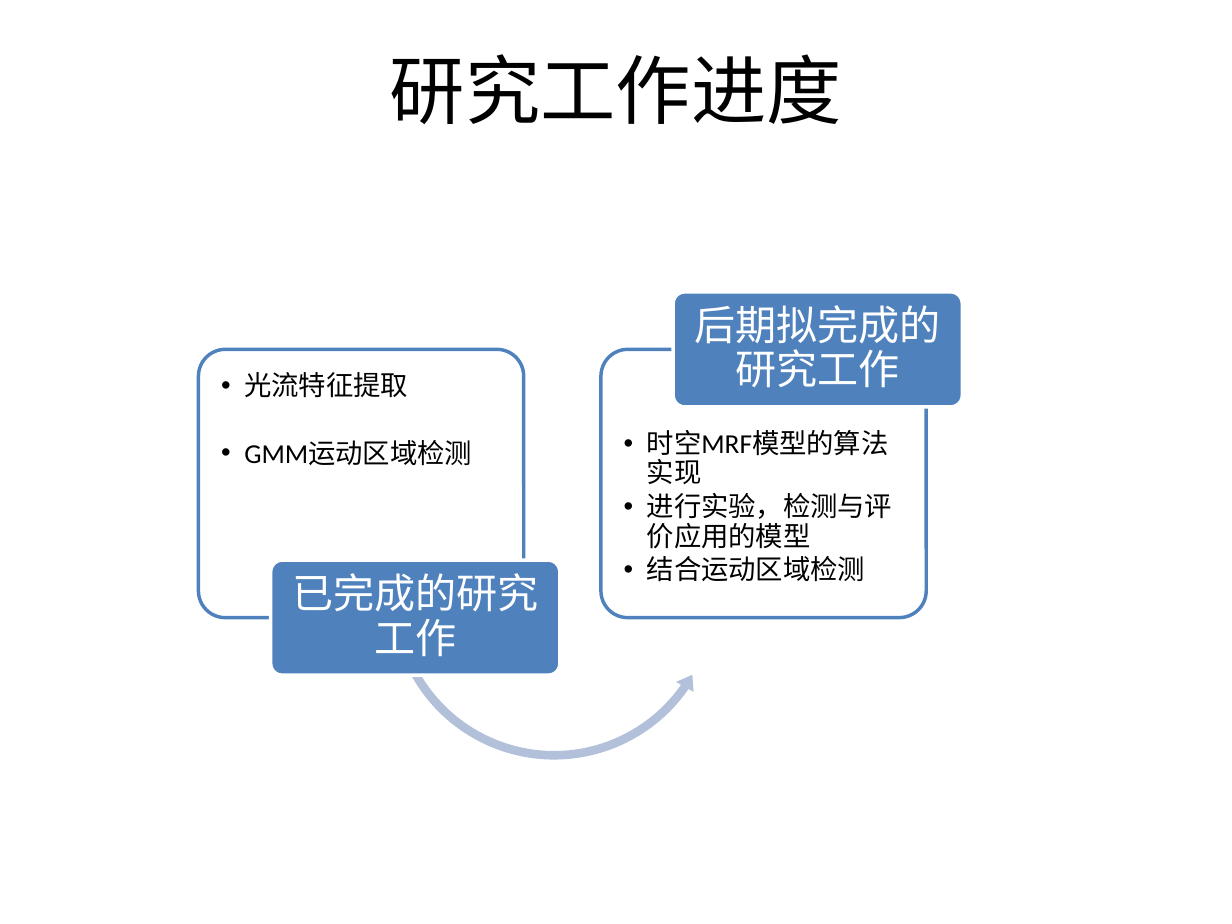
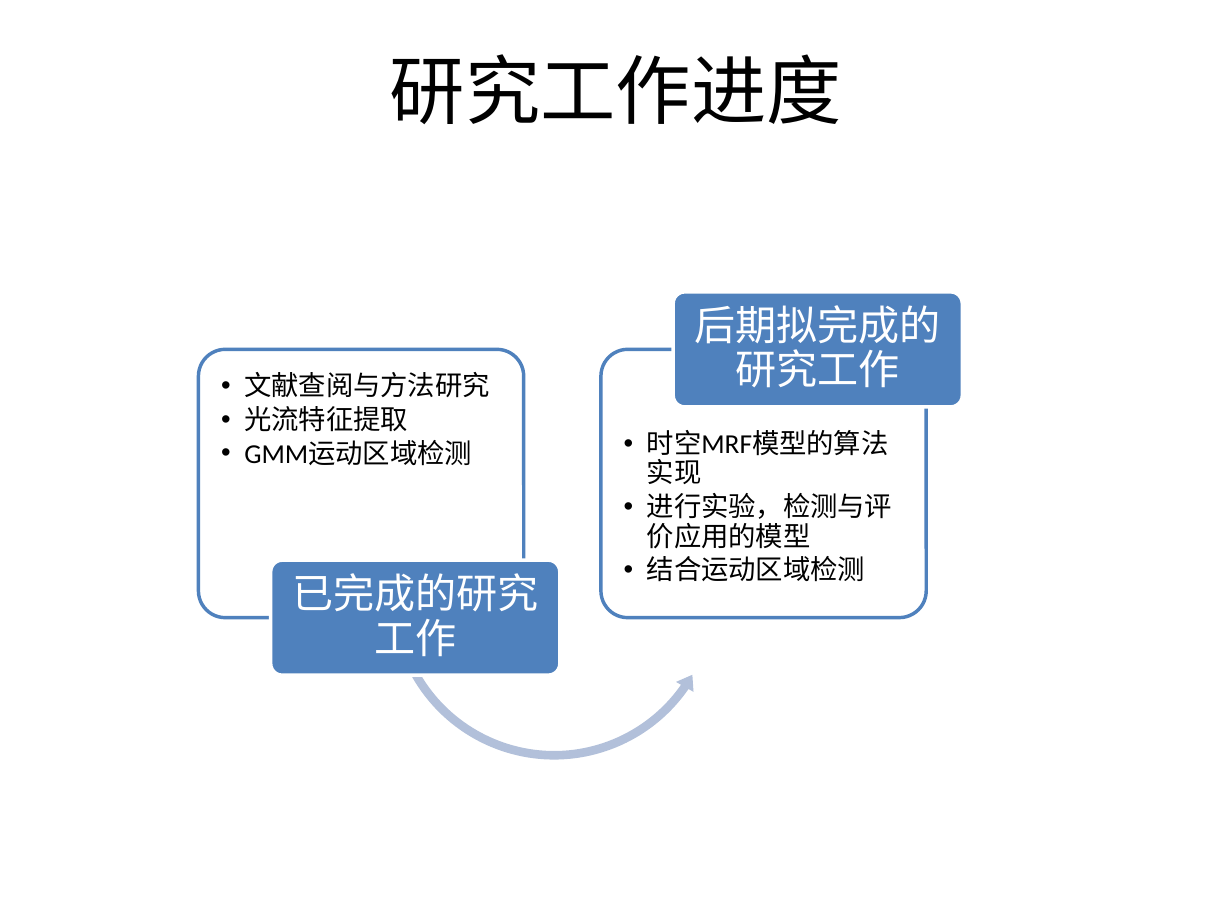
Before and after one commit to lftongheat/GraduateThesis, a slide deck: slide 7 of doc/论文中期报告-刘凤桐.pptx. Drawn at 1232x924 pixels with LibreOffice and Linux fonts; fonts in the diff are those of the drawing; background and template pictures are left out. Boxes give left, top, right and bottom in pixels: in the first picture for what was removed or moved away, otherwise in the second. Text is boxed around its words. In the diff, an @@ line names an element or a change of style, - is before the commit and + after.

```diff
--- a/doc/论文中期报告-刘凤桐.pptx
+++ b/doc/论文中期报告-刘凤桐.pptx
@@ text at (x1=244, y1=372, x2=490, y2=398): paragraph added @@
+  •• 文献查阅与方法研究
```
Also in this commit, not shown: 4 other slides changed, 41 other files.
